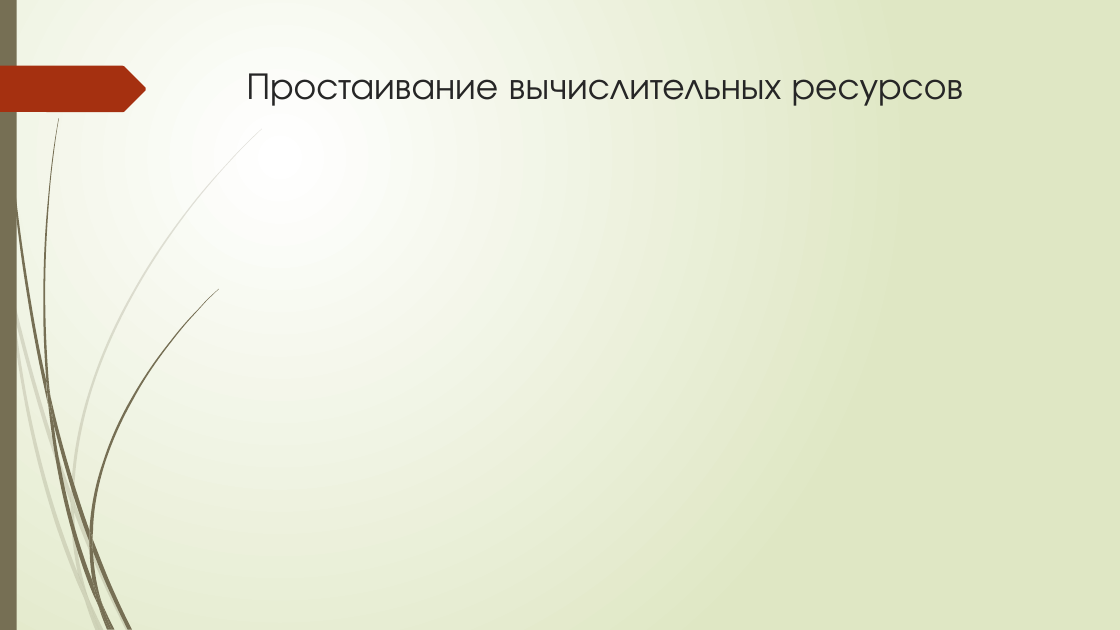
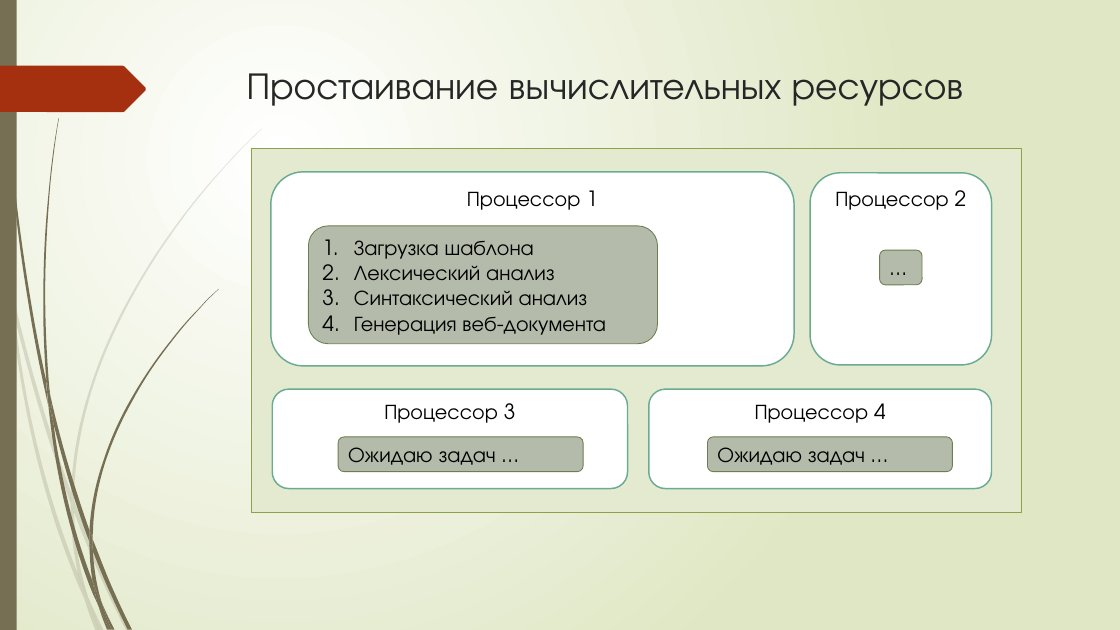
Before and after one commit to bobs4462/tachyon, a slide deck: slide 11 of docs/Презентация ВКР.pptx. Drawn at 1120x630 pixels with LibreOffice and Linux fonts; fonts in the diff are those of the drawing. Boxes give left, top, right and bottom in pixels: in the first picture for what was removed or moved away, otherwise in the second. Text is boxed around its words. In the diff, an @@ line names an element or a change of style, - is before the commit and + after.

```diff
--- a/docs/Презентация ВКР.pptx
+++ b/docs/Презентация ВКР.pptx
@@ group added at (x1=251, y1=149, x2=1022, y2=513): 8 rounded rectangles, 1 rectangle @@
+Процессор 1
+Процессор 2
+Процессор 3
+Процессор 4
+1. Загрузка шаблона
+2. Лексический анализ
+3. Синтаксический анализ
+4. Генерация веб-документа
+Ожидаю задач …
+Ожидаю задач …
+…
```
Also in this commit, not shown: 2 other slides changed, 4 slides added.
